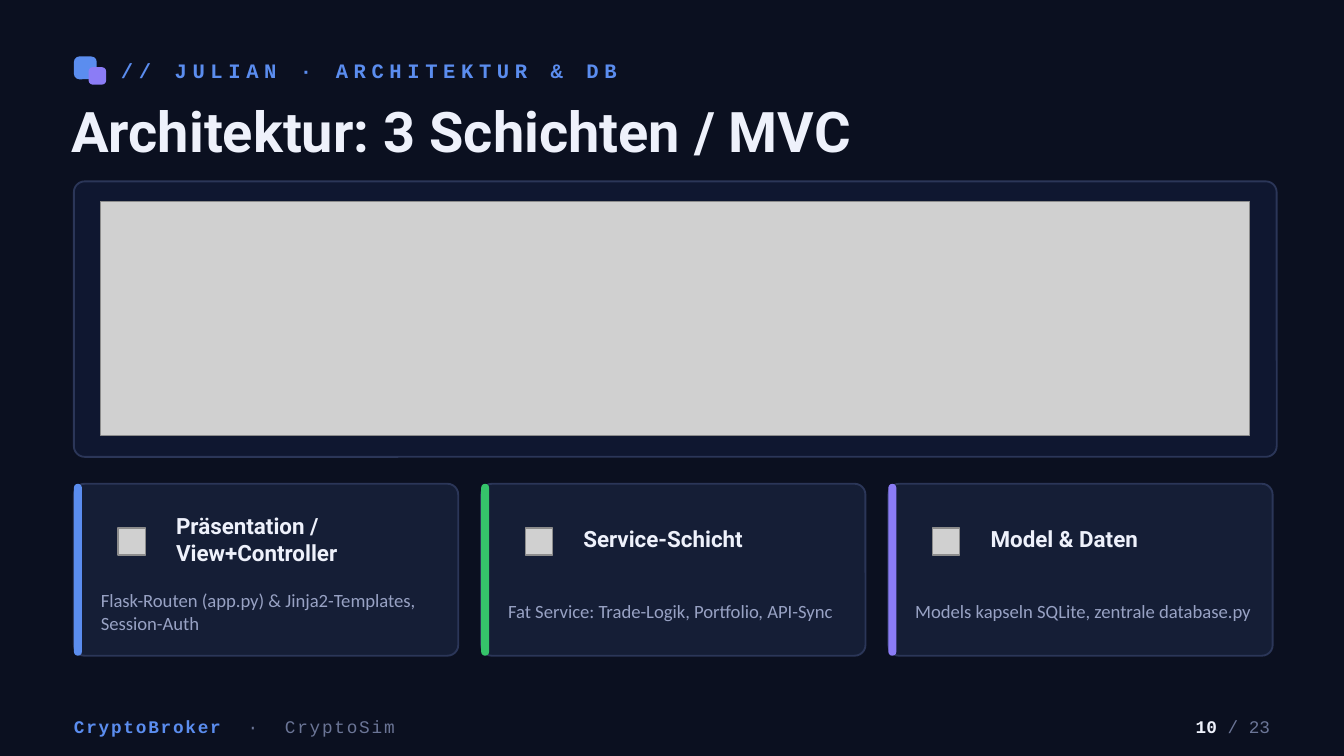
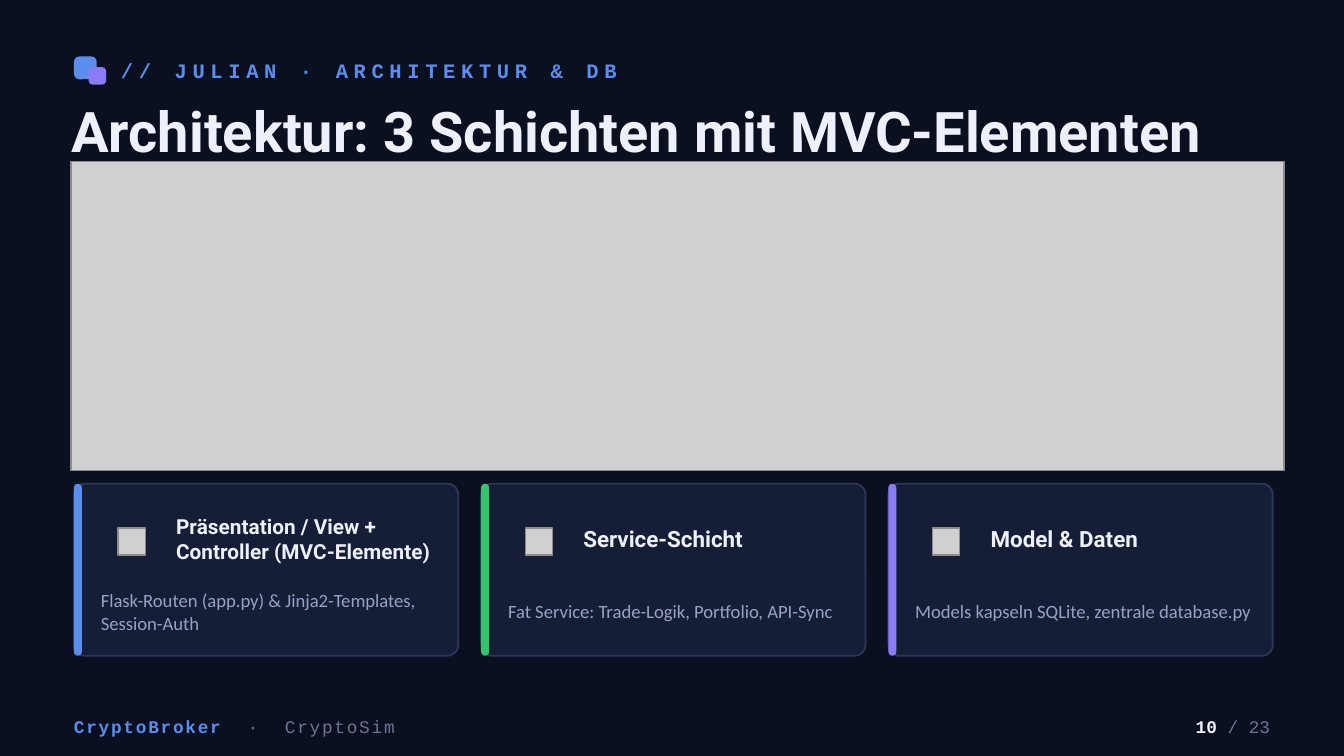
Before and after one commit to Lucas-Klein1/CryptoBroker, a slide deck: slide 10 of Abschlusspraesentation/CryptoBroker_Abschlusspraesentation (2).pptx. Drawn at 1344x756 pixels with LibreOffice and Linux fonts; fonts in the diff are those of the drawing; grey boxes stand for pictures. Boxes give left, top, right and bottom in pixels: in the first picture for what was removed or moved away, otherwise in the second. Text is boxed around its words. In the diff, an @@ line names an element or a change of style, - is before the commit and + after.

Commit message:
Minor fixes presentation

```diff
--- a/Abschlusspraesentation/CryptoBroker_Abschlusspraesentation (2).pptx
+++ b/Abschlusspraesentation/CryptoBroker_Abschlusspraesentation (2).pptx
@@ text at (71, 110, 1201, 166): text changed @@
-Architektur: 3 Schichten / MVC
+Architektur: 3 Schichten mit MVC-Elementen
@@ picture: place and size @@
-picture at (101, 202, 1250, 435)
+picture at (71, 161, 1285, 470)
@@ rounded rectangle: place and size @@
-rounded rectangle at (74, 181, 1277, 457)
+rounded rectangle at (74, 163, 1277, 464)
@@ text at (176, 518, 430, 564): text changed; size 12 to 11.1 pt @@
-Präsentation / View+Controller
+Präsentation / View + Controller (MVC-Elemente)
```
Also in this commit, not shown: 6 other slides changed, 1 other file.
